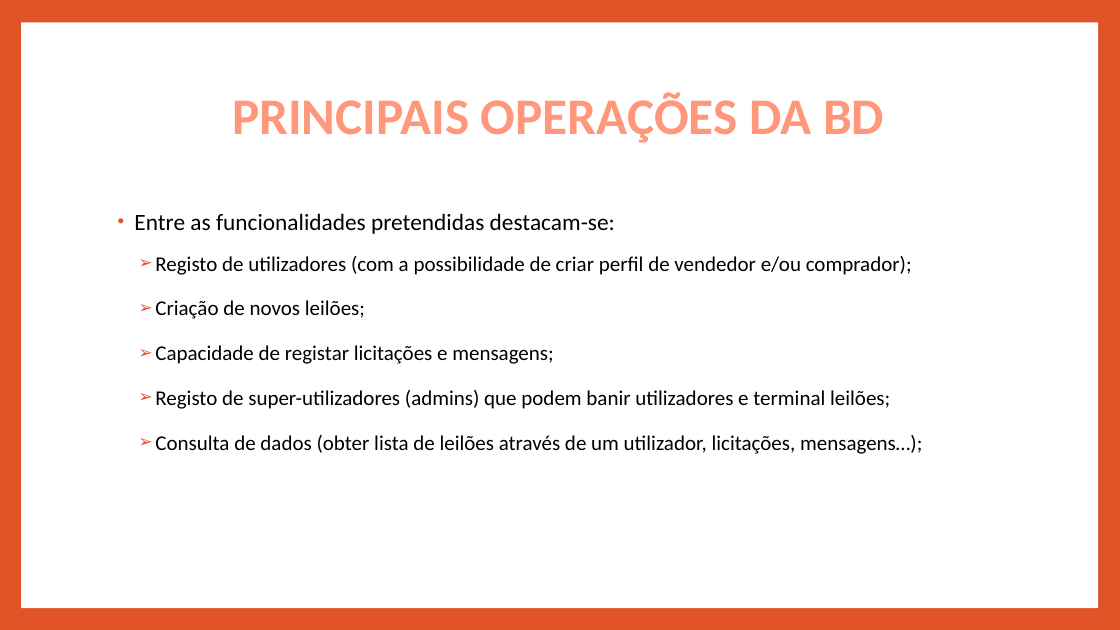
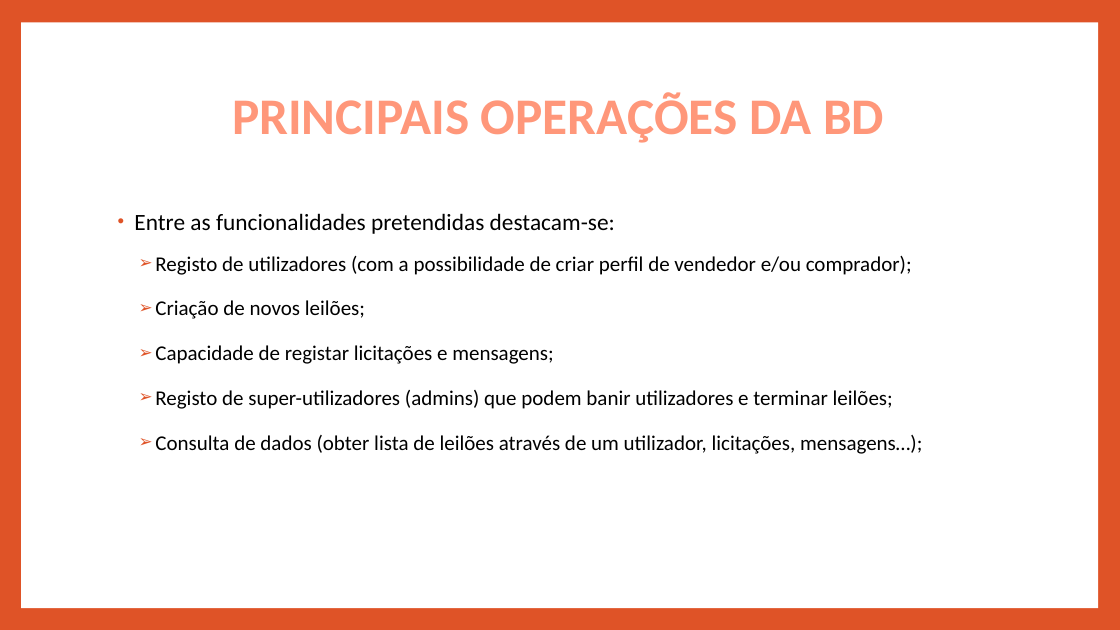
Before and after one commit to pedrotiag0/BD-Leiloes, a slide deck: slide 5 of Meta1/SubmissaoFinal/Apresentacao Meta 1 - BD.pptx. Drawn at 1120x630 pixels with LibreOffice and Linux fonts; fonts in the diff are those of the drawing. Boxes give left, top, right and bottom in pixels: in the first picture for what was removed or moved away, otherwise in the second. Text is boxed around its words. In the diff, an @@ line names an element or a change of style, - is before the commit and + after.

```diff
--- a/Meta1/SubmissaoFinal/Apresentacao Meta 1 - BD.pptx
+++ b/Meta1/SubmissaoFinal/Apresentacao Meta 1 - BD.pptx
@@ text at box(155, 390, 893, 409): text changed @@
-  ➢ Registo de super-utilizadores (admins) que podem banir utilizadores e terminal leilões;
+  ➢ Registo de super-utilizadores (admins) que podem banir utilizadores e terminar leilões;
```
Also in this commit, not shown: 2 other slides changed, 9 other files.
